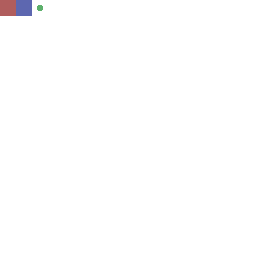
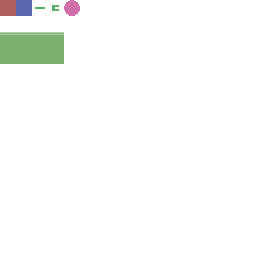
Before/after of a 256 x 256 layered artwork. What changed in the layer stack:
painted on "Layer 1" over [0, 0, 80, 64]
